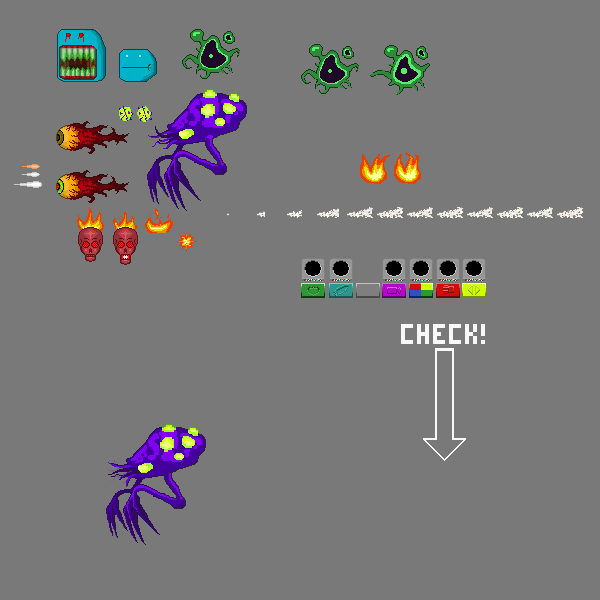
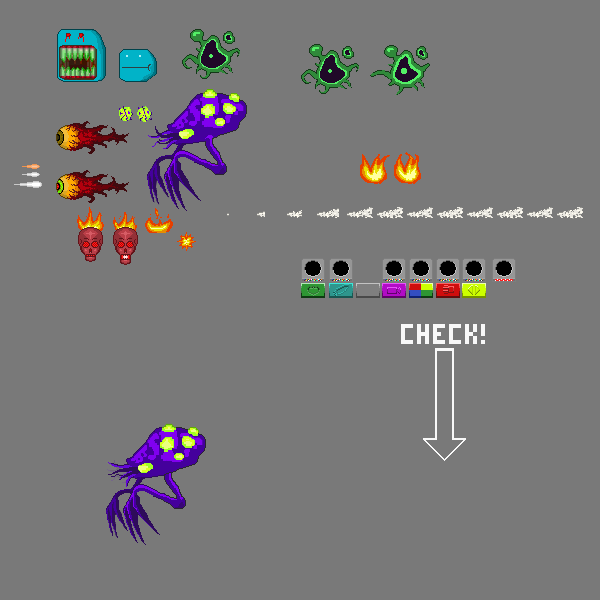
Layer changes from the first w=600, h=600 image to the second:
painted on "consoles" over bbox(492, 258, 516, 282)
